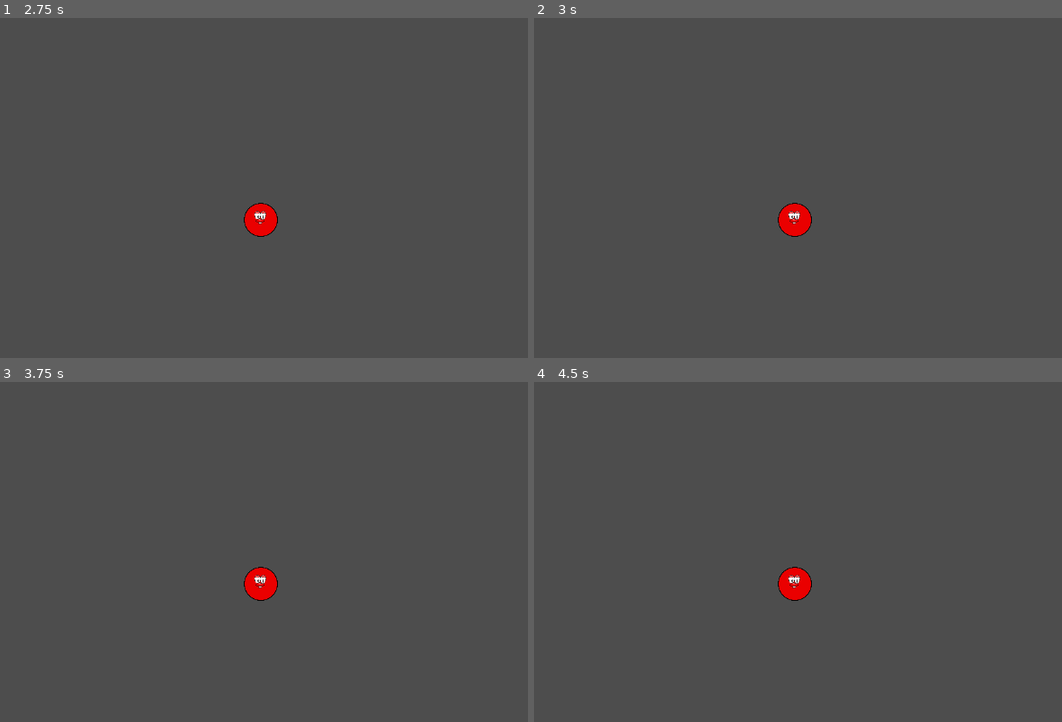
Above: before the commit, frames 1-4 (two rows, left to right).
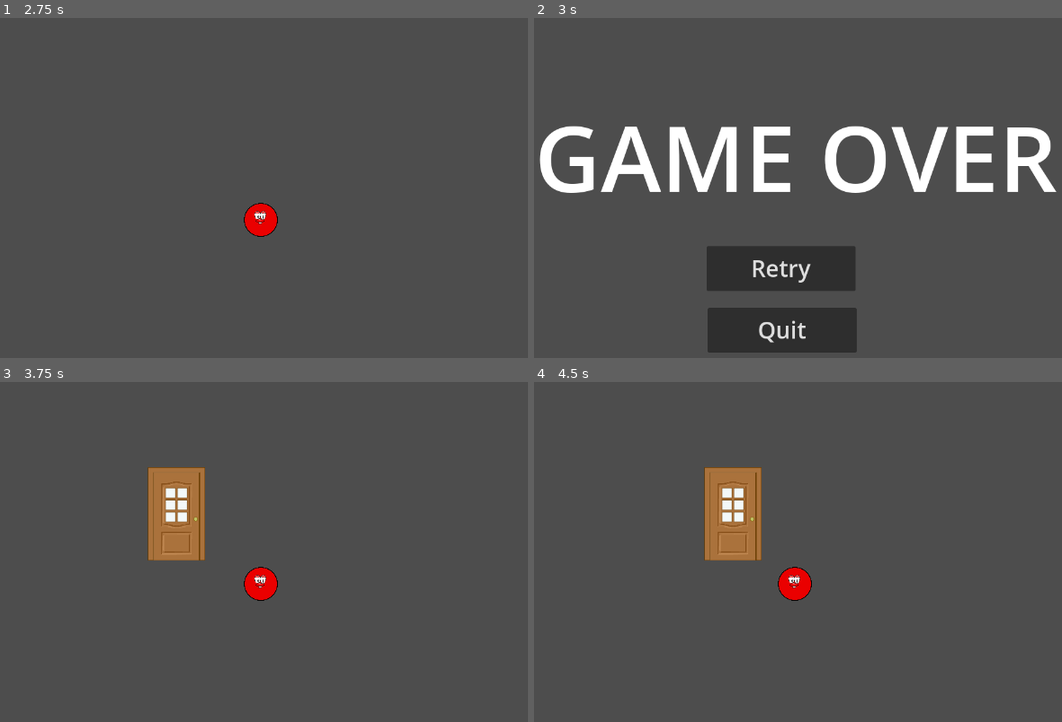
Above: after the commit, the same moments.

Repository: ariestantodion/masks-jam-86
Game: Godot game, scene res://scenes/Player.tscn
Two runs of this game, one before a commit and one after it. Both use one fixed random seed, a clock stepped at 60 frames per second and the inputs below.
Inputs (mouse positions are in pixels of both pictures, inside the frame that each line leads up to):
- Up to frame 1 (2.75 s): tap Enter at 0.5, 2 s; hold Right (ui_right) 0.53-1.28 s; tap H (ui_home, bound only after the commit) at 0.6, 1.55 s; tap Home (ui_home, bound only before the commit) at 0.8, 1.35, 2.3 s; tap Space at 1.25 s; hold Down (ui_down) 1.28-2.03 s; hold Right (ui_right) from 2.03 s (still down); tap E (Interact) at 2.1 s
- Up to frame 2 (3 s): tap Space at 2.75 s; release Right (ui_right) at 2.78 s; hold Up (ui_up) from 2.78 s (still down); tap H (ui_home, bound only after the commit) at 2.85 s
- Up to frame 3 (3.75 s): release Up (ui_up) at 3.5 s; click (248, 633) at 3.5 s, where only the run after the commit has a clickable "Retry"
- Up to frame 4 (4.5 s): tap Enter at 4.25 s; hold Left (ui_left) from 4.28 s (still down); tap Home (ui_home, bound only before the commit) at 4.35 s

Frame 1 is identical in both runs. In frame 2, 16% of the frame differs, in the area x 1-99%, y 31-99%; in frame 3, 3.0%; in frame 4, 3.0%.

Commit message:
Press "H" and GameOver Screen

Diff:
--- a/project.godot
+++ b/project.godot
@@ -14,6 +14,10 @@
 run/main_scene="uid://bjy7ad5rmfr4s"
 config/features=PackedStringArray("4.4", "Forward Plus")
 config/icon="res://art/icon.svg"
+
+[autoload]
+
+GameManager="*res://scripts/GameManager.gd"
 
 [display]
 
@@ -55,6 +59,11 @@
 , Object(InputEventKey,"resource_local_to_scene":false,"resource_name":"","device":-1,"window_id":0,"alt_pressed":false …(183 unchanged characters)…
 ]
 }
+ui_home={
+"deadzone": 0.5,
+"events": [Object(InputEventKey,"resource_local_to_scene":false,"resource_name":"","device":-1,"window_id":0,"alt_pressed":false,"shift_pressed":false,"ctrl_pressed":false,"meta_pressed":false,"pressed":false,"keycode":72,"physical_keycode":0,"key_label":0,"unicode":104,"location":0,"echo":false,"script":null)
+]
+}
 Interact={
 "deadzone": 0.2,
 "events": [Object(InputEventKey,"resource_local_to_scene":false,"resource_name":"","device":-1,"window_id":0,"alt_press …(192 unchanged characters)…
--- a/scenes/Candy.tscn
+++ b/scenes/Candy.tscn
@@ -1,6 +1,6 @@
 [gd_scene load_steps=4 format=3 uid="uid://b00b0eq641rgt"]
 
-[ext_resource type="Script" uid="uid://bx10t7o0ne0gf" path="res://scripts/Candy.gd" id="1_wg2qc"]
+[ext_resource type="Script" uid="uid://bx10t7o0ne0gf" path="res://scripts/candy.gd" id="1_wg2qc"]
 [ext_resource type="Texture2D" uid="uid://dv5xire4d3pj1" path="res://art/candy.png" id="2_ync5j"]
 
 [sub_resource type="CapsuleShape2D" id="CapsuleShape2D_g1wbm"]
--- /dev/null
+++ b/scenes/GameOver.tscn
@@ -0,0 +1,35 @@
+[gd_scene load_steps=2 format=3 uid="uid://c5bhqkklw84dq"]
+
+[ext_resource type="Script" uid="uid://dy1kqwiki1d83" path="res://scripts/GameOver.gd" id="1_6bcno"]
+
+[node name="GameOver" type="Control"]
+layout_mode = 3
+anchors_preset = 0
+script = ExtResource("1_6bcno")
+
+[node name="Label" type="Label" parent="."]
+layout_mode = 0
+offset_left = 177.0
+offset_top = 136.0
+offset_right = 1106.0
+offset_bottom = 358.0
+theme_override_font_sizes/font_size = 162
+text = "GAME OVER"
+
+[node name="Button_Retry" type="Button" parent="."]
+layout_mode = 0
+offset_left = 483.0
+offset_top = 407.0
+offset_right = 748.0
+offset_bottom = 487.0
+theme_override_font_sizes/font_size = 41
+text = "Retry"
+
+[node name="Button_Quit" type="Button" parent="."]
+layout_mode = 0
+offset_left = 485.0
+offset_top = 517.0
+offset_right = 750.0
+offset_bottom = 597.0
+theme_override_font_sizes/font_size = 41
+text = "Quit"
--- a/scenes/House1.tscn
+++ /dev/null
@@ -1,8 +0,0 @@
-[gd_scene load_steps=2 format=3 uid="uid://dvsdu5khvfmgq"]
-
-[ext_resource type="PackedScene" uid="uid://bjy7ad5rmfr4s" path="res://scenes/Player.tscn" id="1_dlj2c"]
-
-[node name="Node2D" type="Node2D"]
-
-[node name="Player" parent="." instance=ExtResource("1_dlj2c")]
-position = Vector2(610, 246)
--- /dev/null
+++ b/scripts/GameManager.gd
@@ -0,0 +1,21 @@
+#GameManager.gd
+extends Node
+
+var lives: int = 3
+
+func _ready():
+	print("GameManager ready! Lives =", lives)
+
+func on_player_hit():
+	lives -= 1
+	print("Player hit! Lives left:", lives)
+
+	if lives > 0:
+		get_tree().reload_current_scene()
+	else:
+		get_tree().change_scene_to_file("res://scenes/GameOver.tscn")
+
+func _process(delta):
+	# TEMP: Press "H" to simulate getting hit
+	if Input.is_action_just_pressed("ui_home"): # You can bind 'H' key to this in InputMap
+		on_player_hit()
--- /dev/null
+++ b/scripts/GameOver.gd
@@ -0,0 +1,16 @@
+#GameOver
+extends Control
+
+@onready var retry_button = $Button_Retry
+@onready var quit_button = $Button_Quit
+
+func _ready():
+	retry_button.pressed.connect(_on_retry_pressed)
+	quit_button.pressed.connect(_on_quit_pressed)
+
+func _on_retry_pressed():
+	# Go back to street to start fresh
+	get_tree().change_scene_to_file("res://scenes/Street.tscn")
+
+func _on_quit_pressed():
+	get_tree().quit()
Not shown, added: scripts/GameManager.gd.uid
Not shown, added: scripts/GameOver.gd.uid
